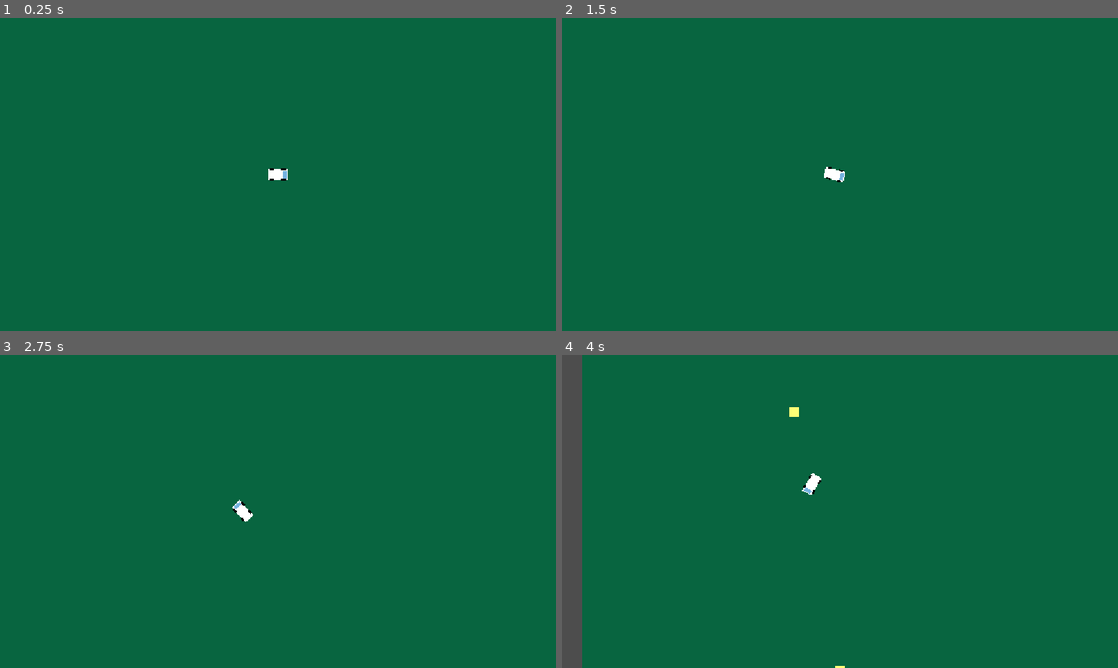
Above: before the commit, frames 1-4 (two rows, left to right).
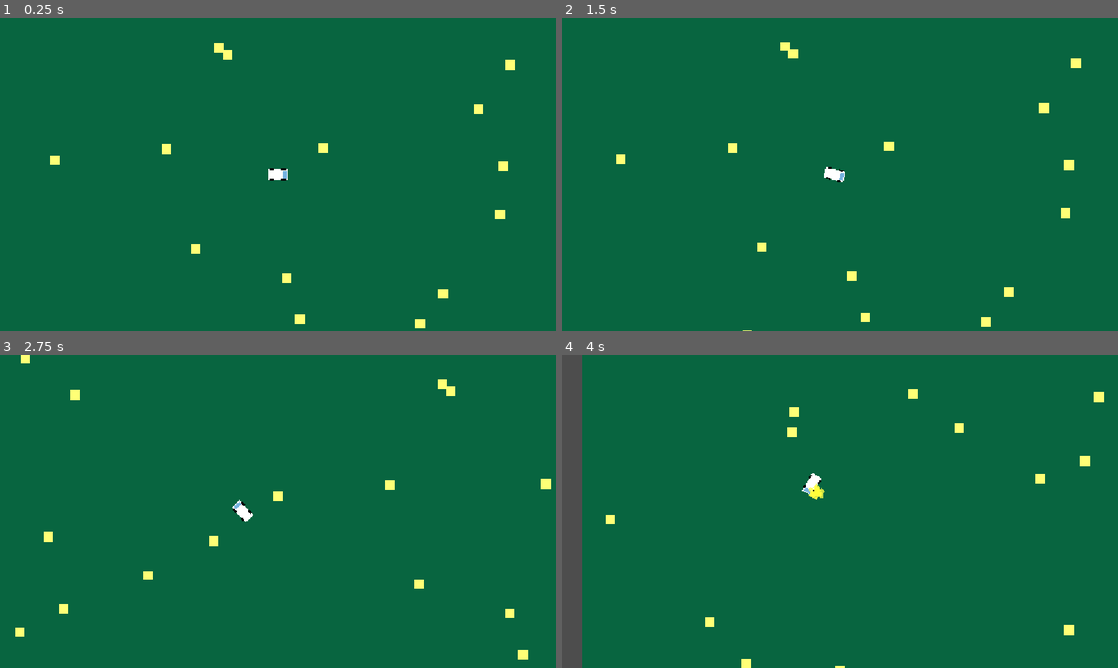
Above: after the commit, the same moments.

Repository: Bolb2019/Nexus
Game: Godot game, scene res://Main/Main.tscn
Same seed, same stepped clock (60 frames per second), same inputs: the game is played once before the commit and once after it.
Inputs (mouse positions are in pixels of both pictures, inside the frame that each line leads up to):
- Up to frame 1 (0.25 s): no input
- Up to frame 2 (1.5 s): tap Enter at 0.5 s; move the mouse to (962, 158) at 0.52 s; hold D (Turn_Right) 0.53-1.28 s; tap Alt at 0.6 s; click (962, 158) at 0.67 s; move the mouse to (728, 190) at 1.27 s; hold S (Backward) from 1.28 s (still down); tap Shift at 1.35 s
- Up to frame 3 (2.75 s): move the mouse to (333, 442) at 2.02 s; release S (Backward) at 2.03 s; hold D (Turn_Right) from 2.03 s (still down); tap Alt at 2.1 s
- Up to frame 4 (4 s): move the mouse to (812, 574) at 2.77 s; release D (Turn_Right) at 2.78 s; hold W (Forward) 2.78-3.53 s; tap Shift at 2.85 s; click (812, 574) at 2.92 s; move the mouse to (1006, 558) at 3.52 s; hold A (Turn_Left) from 3.53 s (still down); tap Alt at 3.6 s

The runs differ from the first frame. In frame 1, 0.7% of the frame differs, in the area x 9-93%, y 8-100%; in frame 2, 0.8%; in frame 3, 0.8%, in the area x 2-100%, y 0-98%; in frame 4, 0.6%.

Commit message:
fix: spawn cheese at start

Diff:
--- a/nexus/Main/Main.tscn
+++ b/nexus/Main/Main.tscn
@@ -14,6 +14,7 @@
 color = Color(0.03231424, 0.39786384, 0.2524828, 1)
 
 [node name="StaticBody2D" type="StaticBody2D" parent="ColorRect" unique_id=1423052646]
+position = Vector2(1, 5)
 
 [node name="CollisionShape2D" type="CollisionShape2D" parent="ColorRect/StaticBody2D" unique_id=381934893]
 position = Vector2(1498.5, 0)
@@ -34,7 +35,7 @@
 shape = SubResource("RectangleShape2D_83ytx")
 
 [node name="StaticBody2D4" type="StaticBody2D" parent="ColorRect" unique_id=1566833753]
-position = Vector2(2991, 2994)
+position = Vector2(2991, 3002)
 rotation = -1.5707964
 
 [node name="CollisionShape2D" type="CollisionShape2D" parent="ColorRect/StaticBody2D4" unique_id=1647464955]
--- a/nexus/Objectives/Spawners/cheese_spawner.gd
+++ b/nexus/Objectives/Spawners/cheese_spawner.gd
@@ -7,7 +7,8 @@
 
 # Called when the node enters the scene tree for the first time.
 func _ready() -> void:
-	pass
+	while (get_child_count() < MAX_CHEESE):
+		genCheese()
 
 # Called every frame. 'delta' is the elapsed time since the previous frame.
 func _process(delta: float) -> void:
--- a/nexus/project.godot
+++ b/nexus/project.godot
@@ -50,6 +50,11 @@
 "events": [Object(InputEventKey,"resource_local_to_scene":false,"resource_name":"","device":-1,"window_id":0,"alt_press …(192 unchanged characters)…
 ]
 }
+PowerSlide={
+"deadzone": 0.2,
+"events": [Object(InputEventKey,"resource_local_to_scene":false,"resource_name":"","device":-1,"window_id":0,"alt_pressed":false,"shift_pressed":false,"ctrl_pressed":false,"meta_pressed":false,"pressed":false,"keycode":0,"physical_keycode":32,"key_label":0,"unicode":32,"location":0,"echo":false,"script":null)
+]
+}
 
 [physics]
 
